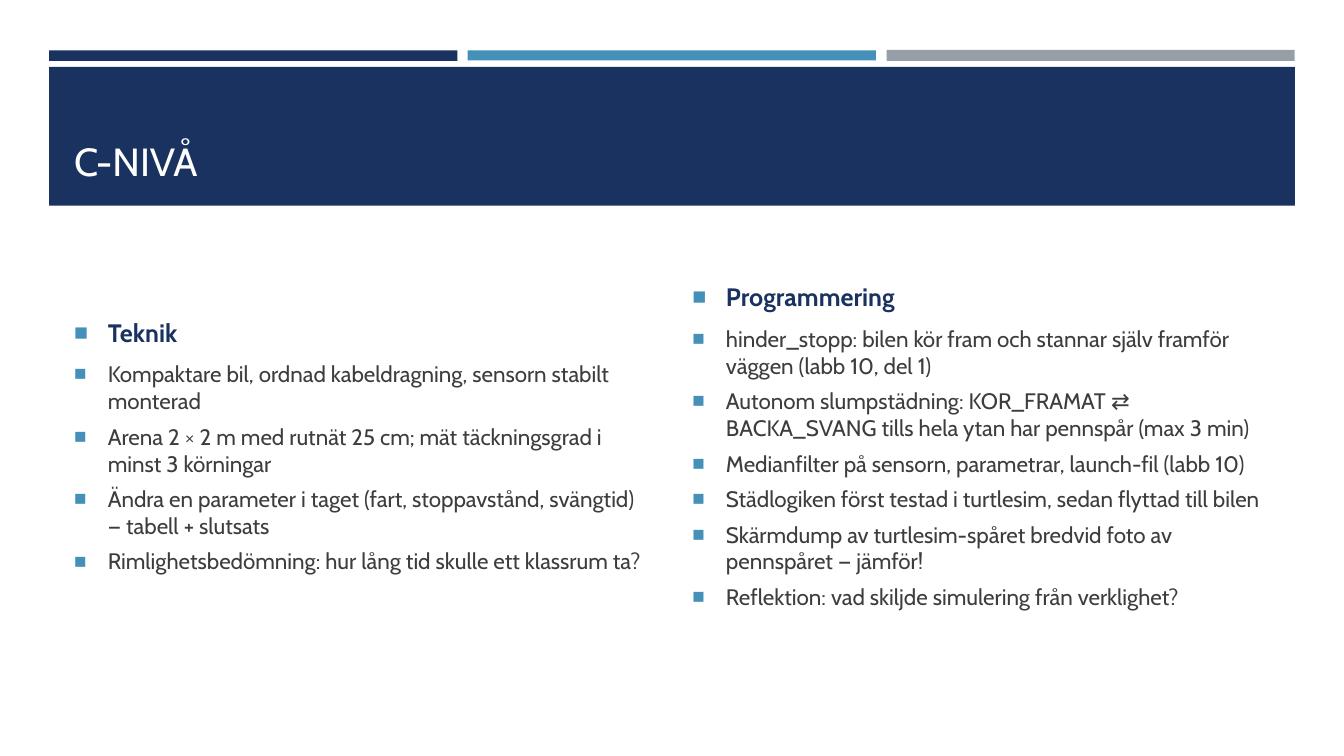
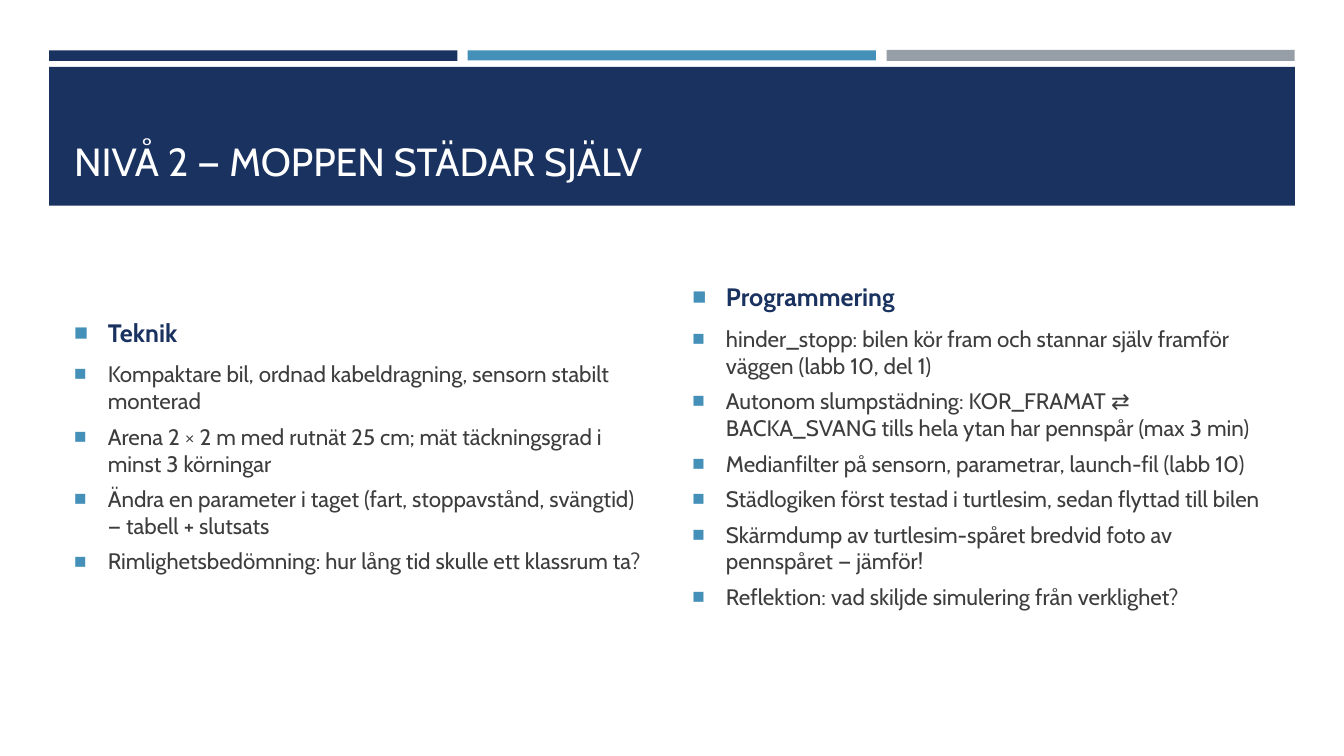
Before and after one commit to abbjetmus/ROS2, a slide deck: slide 15 of Driverbot250s-ROS2.pptx. Drawn at 1344x756 pixels with LibreOffice and Linux fonts; fonts in the diff are those of the drawing. Boxes give left, top, right and bottom in pixels: in the first picture for what was removed or moved away, otherwise in the second. Text is boxed around its words. In the diff, an @@ line names an element or a change of style, - is before the commit and + after.

```diff
--- a/Driverbot250s-ROS2.pptx
+++ b/Driverbot250s-ROS2.pptx
@@ title at (x1=74, y1=143, x2=642, y2=183): text changed @@
-C-NIVÅ
+NIVÅ 2 — MOPPEN STÄDAR SJÄLV
```
Also in this commit, not shown: 6 other slides changed.
